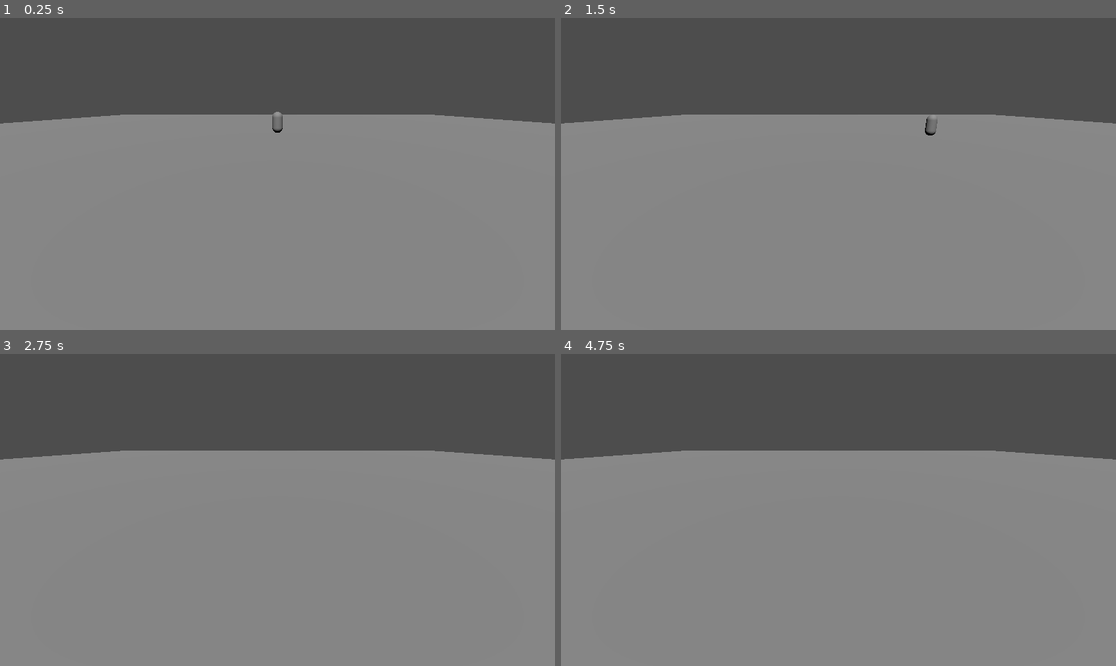
Above: before the commit, frames 1-4 (two rows, left to right).
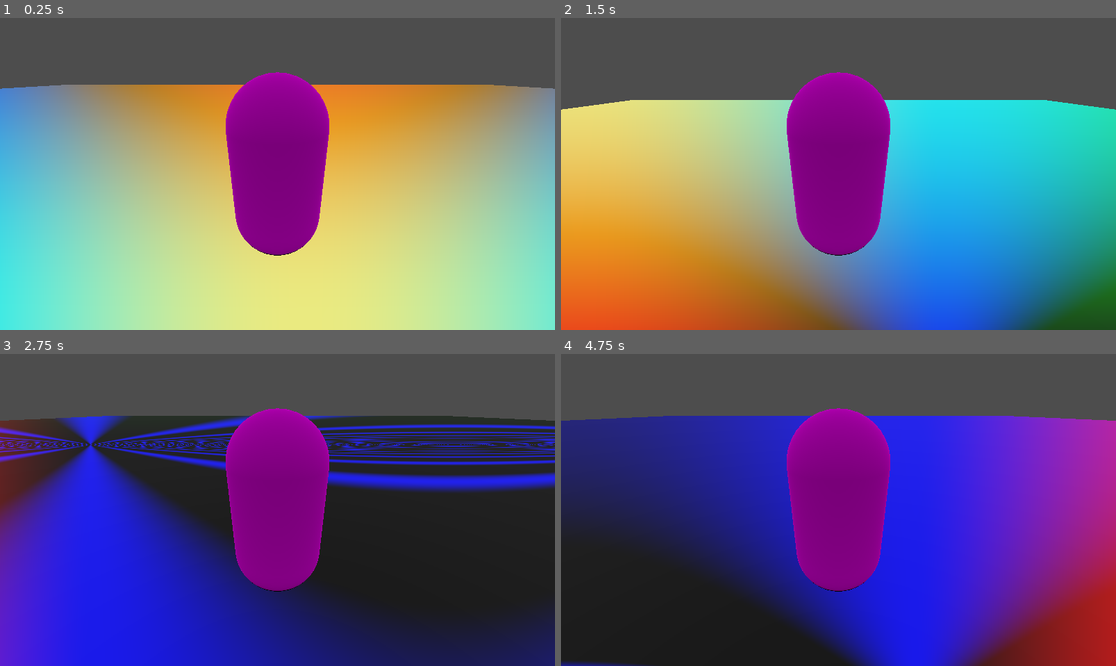
Above: after the commit, the same moments.

Repository: bvanroll/pogo
Game: Godot game, scene res://node_3d.tscn
Two runs of this game, one before a commit and one after it. Both use one fixed random seed, a clock stepped at 60 frames per second and the inputs below.
Inputs:
- Up to frame 1 (0.25 s): no input
- Up to frame 2 (1.5 s): tap Enter (ui_accept) at 0.5, 1.35 s; hold Right (ui_right) 0.53-1.28 s; hold Enter (ui_accept) 0.53-1.28 s; hold Down (ui_down) from 1.28 s (still down)
- Up to frame 3 (2.75 s): tap Enter (ui_accept) at 1.52, 1.82 s; release Down (ui_down) at 2.03 s; hold Right (ui_right) from 2.03 s (still down); hold Enter (ui_accept) from 2.03 s (still down)
- Up to frame 4 (4.75 s): release Right (ui_right) at 2.78 s; release Enter (ui_accept) at 2.78 s; hold Up (ui_up) 2.78-3.53 s; tap Enter (ui_accept) at 2.85, 3.02, 3.32, 4.35, 4.52 s; hold Enter (ui_accept) 3.53-4.28 s; hold Left (ui_left) from 3.53 s (still down)

The runs differ from the first frame. In frame 1, 78% of the frame differs, in the area x 0-100%, y 17-100%; in frame 2, 73%; in frame 3, 80%; in frame 4, 80%.

Commit message:
mmm

Diff:
--- /dev/null
+++ b/node_3d.gdshader
@@ -0,0 +1,22 @@
+shader_type spatial;
+
+uniform float u_time;
+
+void vertex() {
+	// Called for every vertex the material is visible on.
+}
+
+void fragment() {
+	// Called for every pixel the material is visible on.
+	vec2 st = FRAGCOORD.xy;
+	float r = sin(st.x * .003 + TIME);
+	float g = sin(st.y * .003 + TIME);
+	float b = cos(r/g);
+
+	ALBEDO = vec3(r, g, b);
+}
+
+//void light() {
+	// Called for every pixel for every light affecting the material.
+	// Uncomment to replace the default light processing function with this one.
+//}
--- a/node_3d.tscn
+++ b/node_3d.tscn
@@ -1,16 +1,29 @@
-[gd_scene load_steps=6 format=3 uid="uid://cet5x83r5jeyl"]
+[gd_scene load_steps=11 format=3 uid="uid://cet5x83r5jeyl"]
 
 [ext_resource type="Script" path="res://player_move.gd" id="1_3w378"]
+[ext_resource type="Shader" path="res://node_3d.gdshader" id="1_bq3vy"]
+[ext_resource type="Script" path="res://player_cam.gd" id="2_cfjd0"]
 
 [sub_resource type="BoxShape3D" id="BoxShape3D_xx3kl"]
 size = Vector3(100, 0.1, 100)
 
+[sub_resource type="ShaderMaterial" id="ShaderMaterial_syt8p"]
+render_priority = 0
+shader = ExtResource("1_bq3vy")
+shader_parameter/u_time = null
+
 [sub_resource type="BoxMesh" id="BoxMesh_lwlrc"]
+material = SubResource("ShaderMaterial_syt8p")
 size = Vector3(100, 0.1, 100)
 
 [sub_resource type="CapsuleShape3D" id="CapsuleShape3D_fla64"]
 
 [sub_resource type="CapsuleMesh" id="CapsuleMesh_hyrp0"]
+
+[sub_resource type="ImageTexture" id="ImageTexture_bll23"]
+
+[sub_resource type="ORMMaterial3D" id="ORMMaterial3D_y47wq"]
+albedo_texture = SubResource("ImageTexture_bll23")
 
 [node name="Node3D" type="Node3D"]
 
@@ -22,19 +35,21 @@
 [node name="MeshInstance3D" type="MeshInstance3D" parent="ground"]
 mesh = SubResource("BoxMesh_lwlrc")
 
-[node name="CharacterBody3D" type="CharacterBody3D" parent="."]
+[node name="player" type="CharacterBody3D" parent="."]
 script = ExtResource("1_3w378")
 
-[node name="CollisionShape3D" type="CollisionShape3D" parent="CharacterBody3D"]
+[node name="CollisionShape3D" type="CollisionShape3D" parent="player"]
 transform = Transform3D(1, 0, 0, 0, 1, 0, 0, 0, 1, 0, 2, 0)
 shape = SubResource("CapsuleShape3D_fla64")
 
-[node name="MeshInstance3D" type="MeshInstance3D" parent="CharacterBody3D"]
+[node name="MeshInstance3D" type="MeshInstance3D" parent="player"]
 transform = Transform3D(1, 0, 0, 0, 1, 0, 0, 0, 1, 0, 2, 0)
 mesh = SubResource("CapsuleMesh_hyrp0")
+surface_material_override/0 = SubResource("ORMMaterial3D_y47wq")
 
 [node name="Camera3D" type="Camera3D" parent="."]
-transform = Transform3D(1, 0, 0, 0, 0.945194, 0.326509, 0, -0.326509, 0.945194, 0, 3.40972, 20.5085)
+transform = Transform3D(1, 0, 0, 0, 1, 0, 0, 0, 1, 0, 0, 0)
+script = ExtResource("2_cfjd0")
 
 [node name="DirectionalLight3D" type="DirectionalLight3D" parent="."]
 transform = Transform3D(0.996617, -0.082182, 1.18574e-09, 0.0479042, 0.580931, 0.812542, -0.0667763, -0.809793, 0.582903, 0, 14.9801, 0)
--- /dev/null
+++ b/player_cam.gd
@@ -0,0 +1,19 @@
+extends Camera3D
+@onready
+var player = $"../player"
+
+const cam_speed = 20.0
+const cam_distance = 2.0
+const player_height = 2.0
+# Called when the node enters the scene tree for the first time.
+func _ready():
+	pass # Replace with function body.
+
+
+# Called every frame. 'delta' is the elapsed time since the previous frame.
+func _process(delta):
+	position.y = move_toward(position.y, player.position.y + cam_distance + player_height/2., cam_speed * delta)
+	position.z = move_toward(position.z, player.position.z + cam_distance, cam_speed*delta)
+	position.x = move_toward(position.x, player.position.x, cam_speed* delta)
+	look_at(player.position + Vector3(0., player_height, 0.))
+	pass
--- a/player_move.gd
+++ b/player_move.gd
@@ -4,8 +4,10 @@
 const SPEED = 5.0
 const AIRSPEED = 8.0
 const MAXSPEED = 8.0
-const JUMP_VELOCITY = 3.5
-
+const JUMP_VELOCITY = 8.5
+const BHOPDIFF = 8.0 #difficulty for bhops aka time before the rebounce height is reduced to 0
+const BHOPHEIGHTDIV = 3. #divides the rebounce height, 1 for perfect rebounce
+var max_neg_vel = 0.0
 # Get the gravity from the project settings to be synced with RigidBody nodes.
 var gravity = ProjectSettings.get_setting("physics/3d/default_gravity")
 
@@ -14,7 +16,7 @@
 	# Add the gravity.
 
 	# Handle jump.
-	var jv = JUMP_VELOCITY + abs(velocity.y)
+
 	#if Input.is_action_just_pressed("ui_accept") and is_on_floor():
 	#	velocity.y = jv
 
@@ -22,24 +24,30 @@
 	# As good practice, you should replace UI actions with custom gameplay actions.
 	var input_dir = Input.get_vector("ui_left", "ui_right", "ui_up", "ui_down")
 
-	var direction = (transform.basis * Vector3(input_dir.x, 0, input_dir.y)).normalized()
-
+	var direction = (transform.basis * Vector3(0, 0, input_dir.y)).normalized()
+	var rotation = input_dir.x;
 	if is_on_floor():
+		var jv = JUMP_VELOCITY + (abs(velocity.y) *2.)
 		if direction:
 			if abs(velocity.x) < MAXSPEED:
 				velocity.x += direction.x * SPEED *3. * delta
 			if abs(velocity.z) < MAXSPEED:
 				velocity.z += direction.z * SPEED *3. * delta
-		if Input.is_action_pressed("ui_accept"):
-			velocity.y += jv
+		if Input.is_action_just_pressed("ui_accept") or Input.is_action_just_pressed("jump"):
+			velocity.y += jv + abs(max_neg_vel/BHOPHEIGHTDIV)
+
+		max_neg_vel = move_toward(max_neg_vel, 0, SPEED * (delta*BHOPDIFF))
 		velocity.x = move_toward(velocity.x, 0, SPEED * delta)
 		velocity.z = move_toward(velocity.z, 0, SPEED * delta)
 
 	else:
 		velocity.y -= gravity * delta
+		if velocity.y < max_neg_vel:
+			max_neg_vel = velocity.y
 		if direction:
 			velocity.x += direction.x * AIRSPEED *3. * delta
 			velocity.z += direction.z * AIRSPEED *3. * delta
+			rotate_y(input_dir.x)
 		velocity.x = move_toward(velocity.x, 0, SPEED * (delta/2.))
 		velocity.z = move_toward(velocity.z, 0, SPEED * (delta/2.))
 		log(1.)
--- a/project.godot
+++ b/project.godot
@@ -15,6 +15,14 @@
 config/features=PackedStringArray("4.2", "GL Compatibility")
 config/icon="res://icon.svg"
 
+[input]
+
+jump={
+"deadzone": 0.5,
+"events": [Object(InputEventJoypadButton,"resource_local_to_scene":false,"resource_name":"","device":-1,"button_index":0,"pressure":0.0,"pressed":true,"script":null)
+]
+}
+
 [rendering]
 
 renderer/rendering_method="gl_compatibility"
